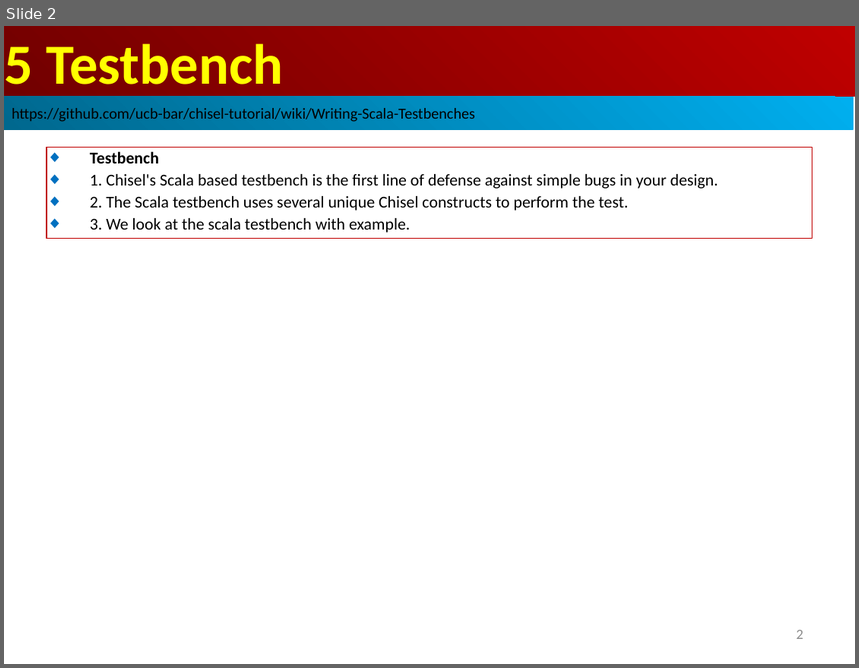
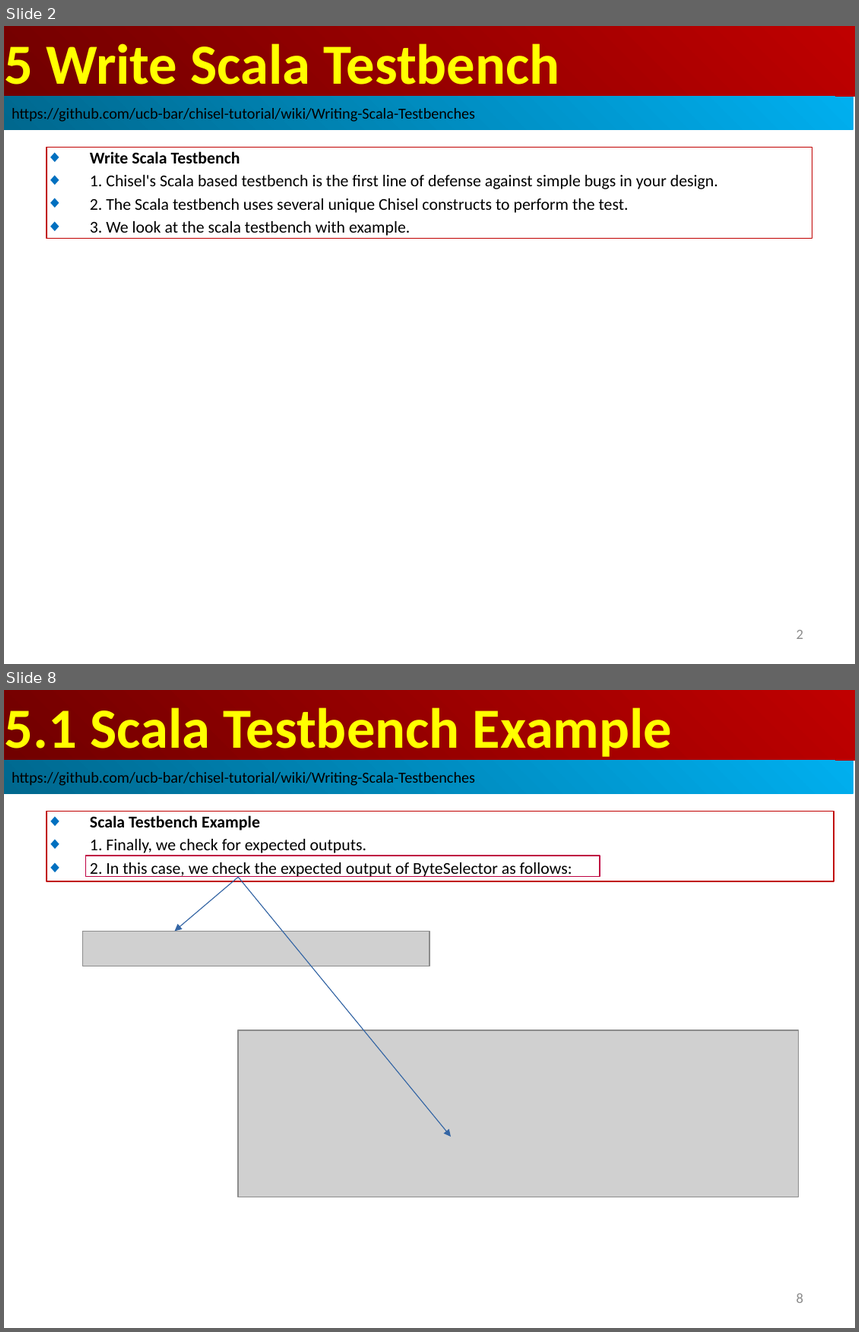
Before and after one commit to peterhchen/AIU_CS800_Chisel, a slide deck: 700_Dev_Guide/005_Testbench/000_Video/005_Testbench.ppt. Shown one above the other, each under a label of ours: slide 2 before the commit, slides 2 and 8 after it; the slides between them are not shown. The pictures are 859x668 and 859x1332 pixels, drawn with LibreOffice and Linux fonts; fonts in the diff are those of the drawing; grey boxes stand for pictures. Boxes give left, top, right and bottom in pixels: in the first picture for what was removed or moved away, otherwise in the second. Text is boxed around its words. In the diff, an @@ line names an element or a change of style, - is before the commit and + after.

```diff
--- a/700_Dev_Guide/005_Testbench/000_Video/005_Testbench.ppt
+++ b/700_Dev_Guide/005_Testbench/000_Video/005_Testbench.ppt
@@ slide 8 added at (x1=4, y1=690, x2=855, y2=1328), background #FFFFFF @@
@@ rectangle added at (x1=5, y1=690, x2=855, y2=761), fill gradient #BF0000 to #710000, 48 pt, text #FFFF00, bold @@
+5.1 Scala Testbench Example
@@ rectangle added at (x1=4, y1=761, x2=854, y2=794), fill gradient #00AFEF to #00688E, 13 pt, text #000000 @@
+https://github.com/ucb-bar/chisel-tutorial/wiki/Writing-Scala-Testbenches
@@ rectangle added at (x1=47, y1=811, x2=834, y2=882), outline #C00000 0.74 pt, 14 pt, text #000000 @@
+◆ Scala Testbench Example
+◆ 1. Finally, we check for expected outputs.
+◆ 2. In this case, we check the expected output of ByteSelector as follows:
@@ rectangle added at (x1=86, y1=856, x2=600, y2=877), outline #BF0041 0.74 pt @@
@@ arrow added from (238, 877) to (174, 931), #3465A4 0.74 pt @@
@@ arrow added from (238, 877) to (451, 1137), #3465A4 0.74 pt @@
@@ picture added at (x1=83, y1=931, x2=430, y2=967) @@
@@ picture added at (x1=238, y1=1030, x2=798, y2=1198) @@
@@ page number added at (x1=797, y1=1293, x2=804, y2=1303), 12 pt, text #8B8B8B @@
+8
@@ slide 2 changed as well @@
@@ text in rectangle at (x1=5, y1=43, x2=560, y2=97): text changed @@
-5 Testbench
+5 Write Scala Testbench
@@ text in rectangle at (x1=90, y1=151, x2=240, y2=164): text changed @@
-◆ Testbench
+◆ Write Scala Testbench
```
Also in this commit, not shown: 1 other slide changed, 20 other slides added.
